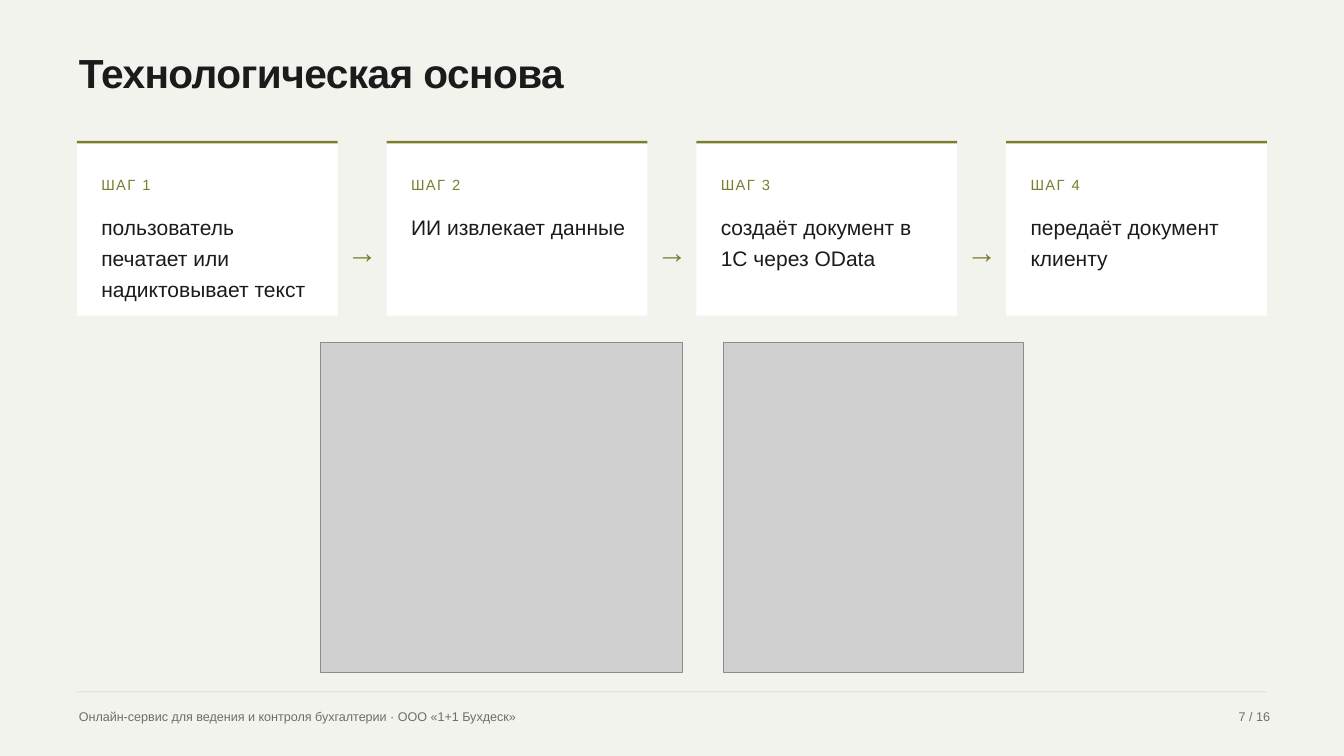
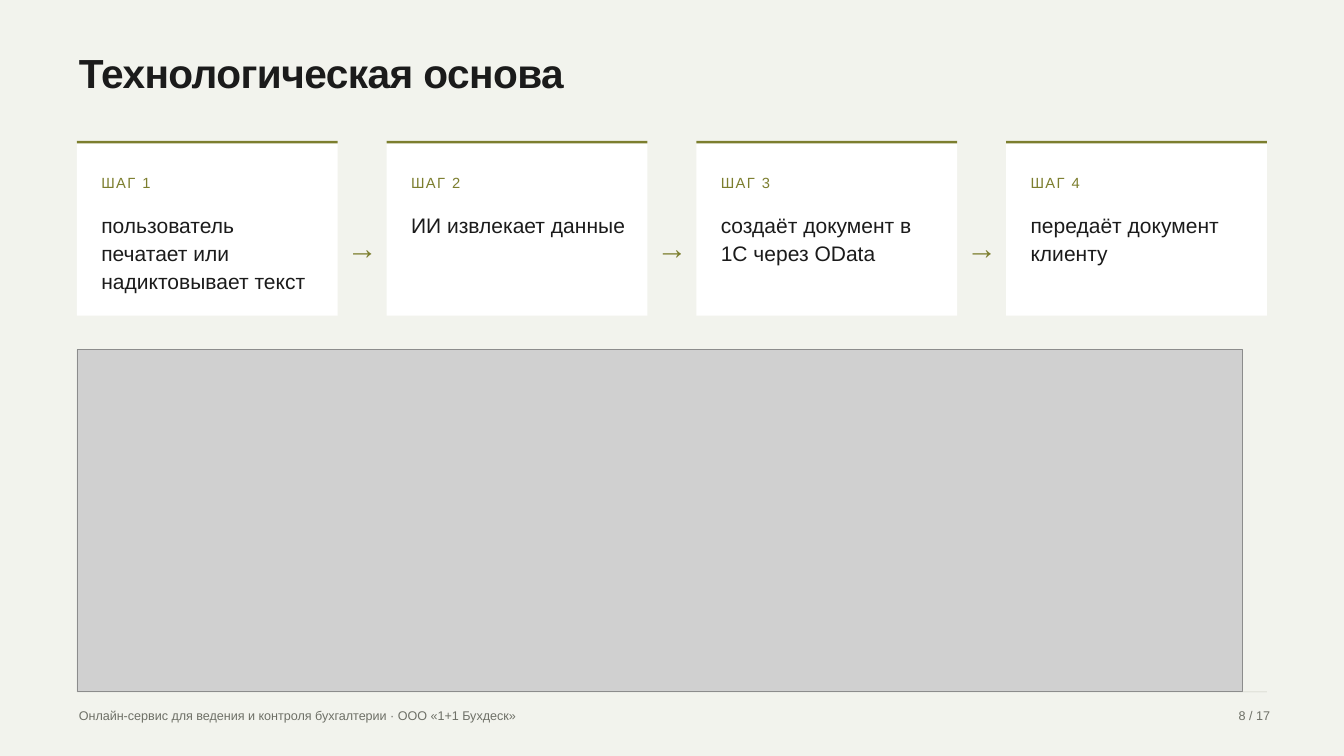
Before and after one commit to fagencymarketing-coder/Content, a slide deck: slide 8 of 05-content/prezentacii/grant-buhdesk/prezentaciya-grant-buhdesk-final.pptx (slide 7 before the commit). Drawn at 1344x756 pixels with LibreOffice and Linux fonts; fonts in the diff are those of the drawing; grey boxes stand for pictures. Boxes give left, top, right and bottom in pixels: in the first picture for what was removed or moved away, otherwise in the second. Text is boxed around its words. In the diff, an @@ line names an element or a change of style, - is before the commit and + after.

```diff
--- a/05-content/prezentacii/grant-buhdesk/prezentaciya-grant-buhdesk-final.pptx
+++ b/05-content/prezentacii/grant-buhdesk/prezentaciya-grant-buhdesk-final.pptx
@@ line spacing 1.14 to 1.04 in 4 elements at [101,178,150,188], [411,177,460,188], [721,177,770,188], [1031,178,1080,188] @@
@@ line spacing 1.22 to 1.12 in 4 elements at [101,221,306,294], [411,218,625,237], [721,218,911,265], [1031,218,1219,265] @@
@@ line spacing 1.17 to 1.07 in 3 elements at [335,224,389,270], [644,224,699,270], [954,224,1009,270] @@
@@ picture added at [77,349,1243,691] @@
@@ picture removed at [321,343,683,672] @@
@@ picture removed at [723,343,1023,672] @@
@@ text at [1239,711,1270,720]: text changed @@
-7 / 16
+8 / 17
```
Also in this commit, not shown: 15 other slides changed, 1 slide added, 1 other file.
